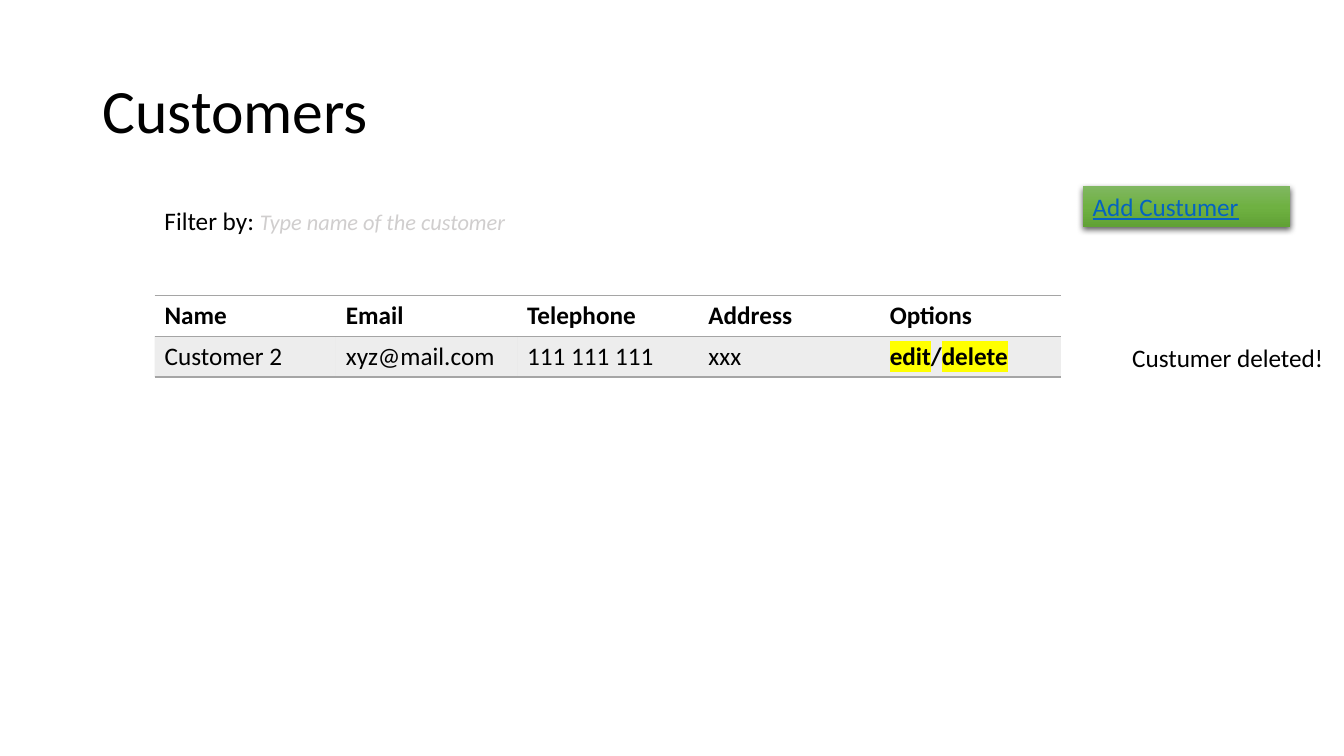
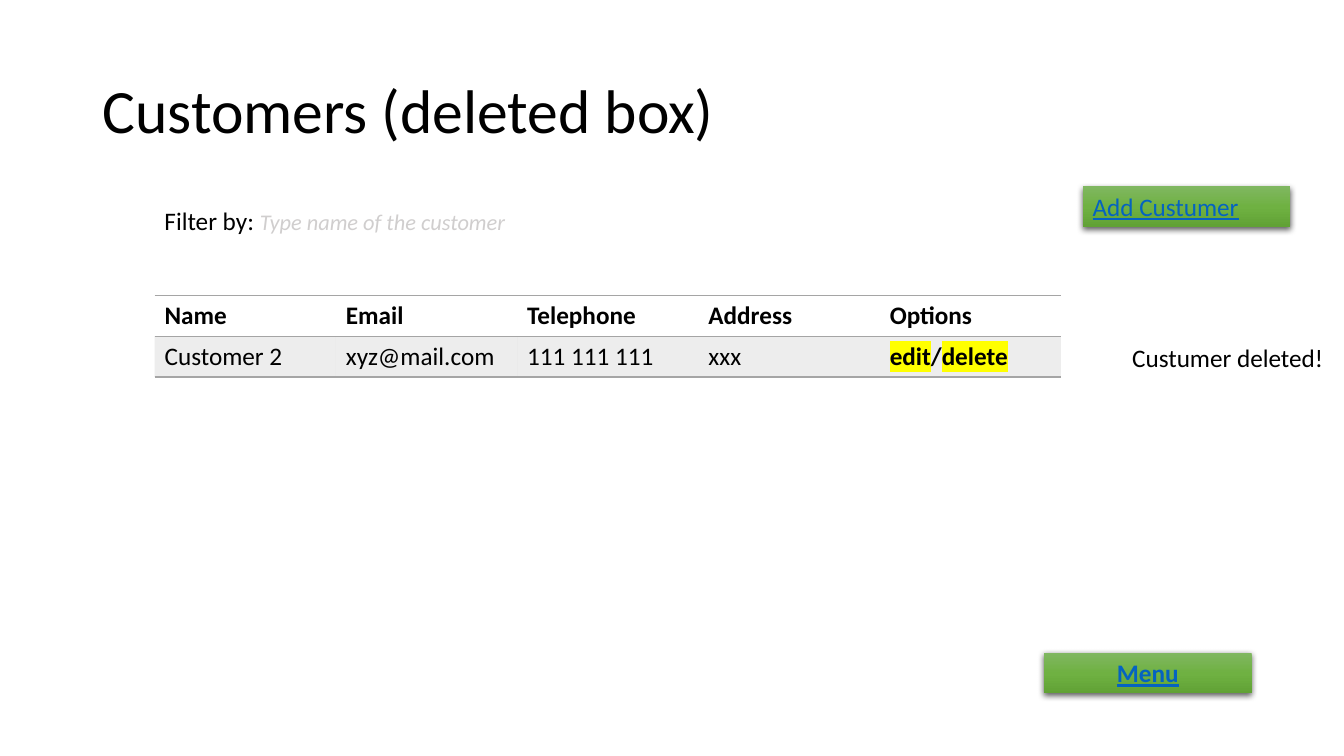
Before and after one commit to lopezpedres/recalls-project, a slide deck: slide 5 of Mockup-EMS.pptx (slide 4 before the commit). Drawn at 1344x756 pixels with LibreOffice and Linux fonts; fonts in the diff are those of the drawing. Boxes give left, top, right and bottom in pixels: in the first picture for what was removed or moved away, otherwise in the second. Text is boxed around its words. In the diff, an @@ line names an element or a change of style, - is before the commit and + after.

```diff
--- a/Mockup-EMS.pptx
+++ b/Mockup-EMS.pptx
@@ title at [102,88,714,142]: text changed @@
-Customers
+Customers (deleted box)
@@ rectangle added at [1045,653,1252,694], fill gradient #81B861 to #6FB242 to #62A336, 18 pt, text #0563C1, bold, underline @@
+Menu
```
Also in this commit, not shown: 4 other slides changed, 5 slides added.
